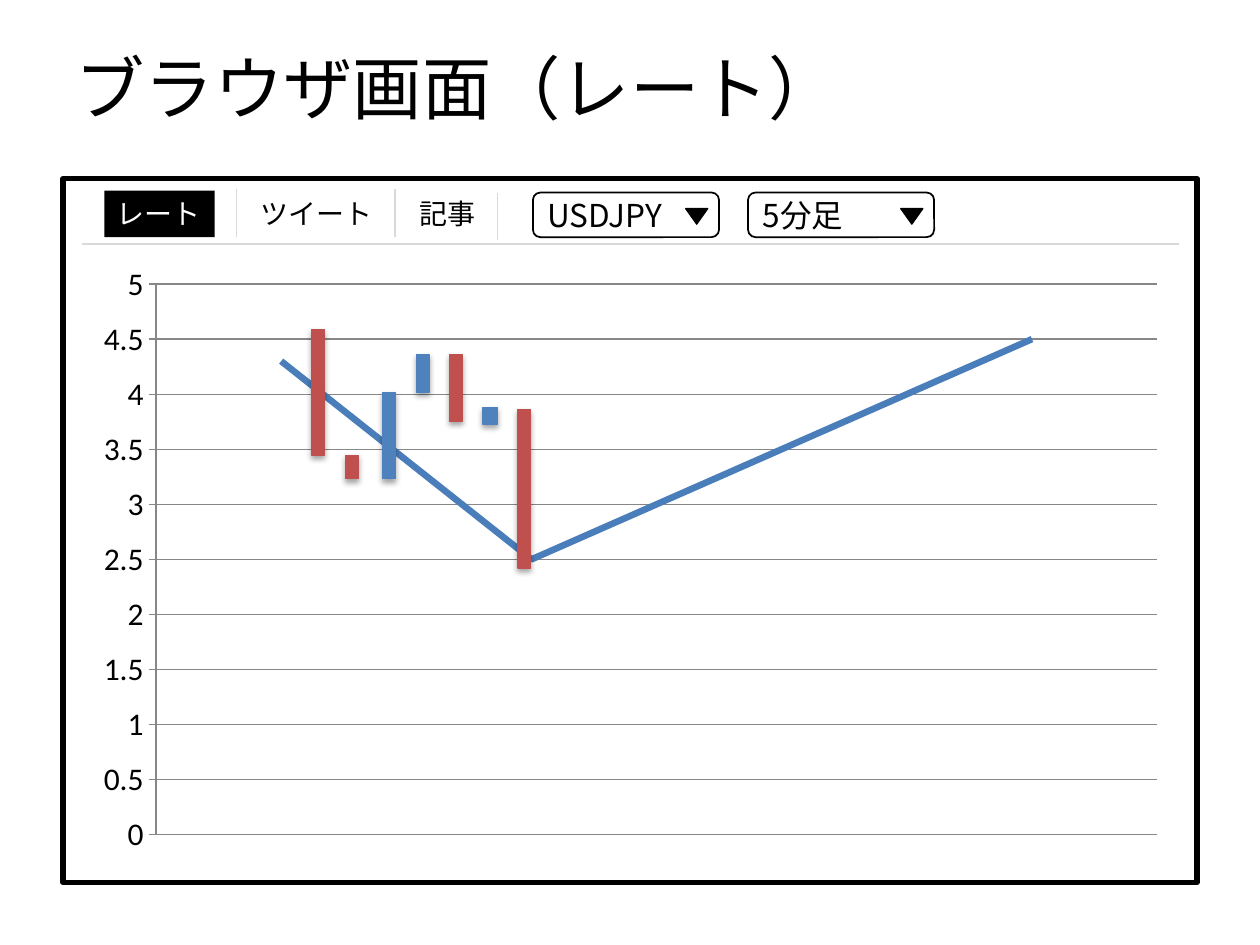
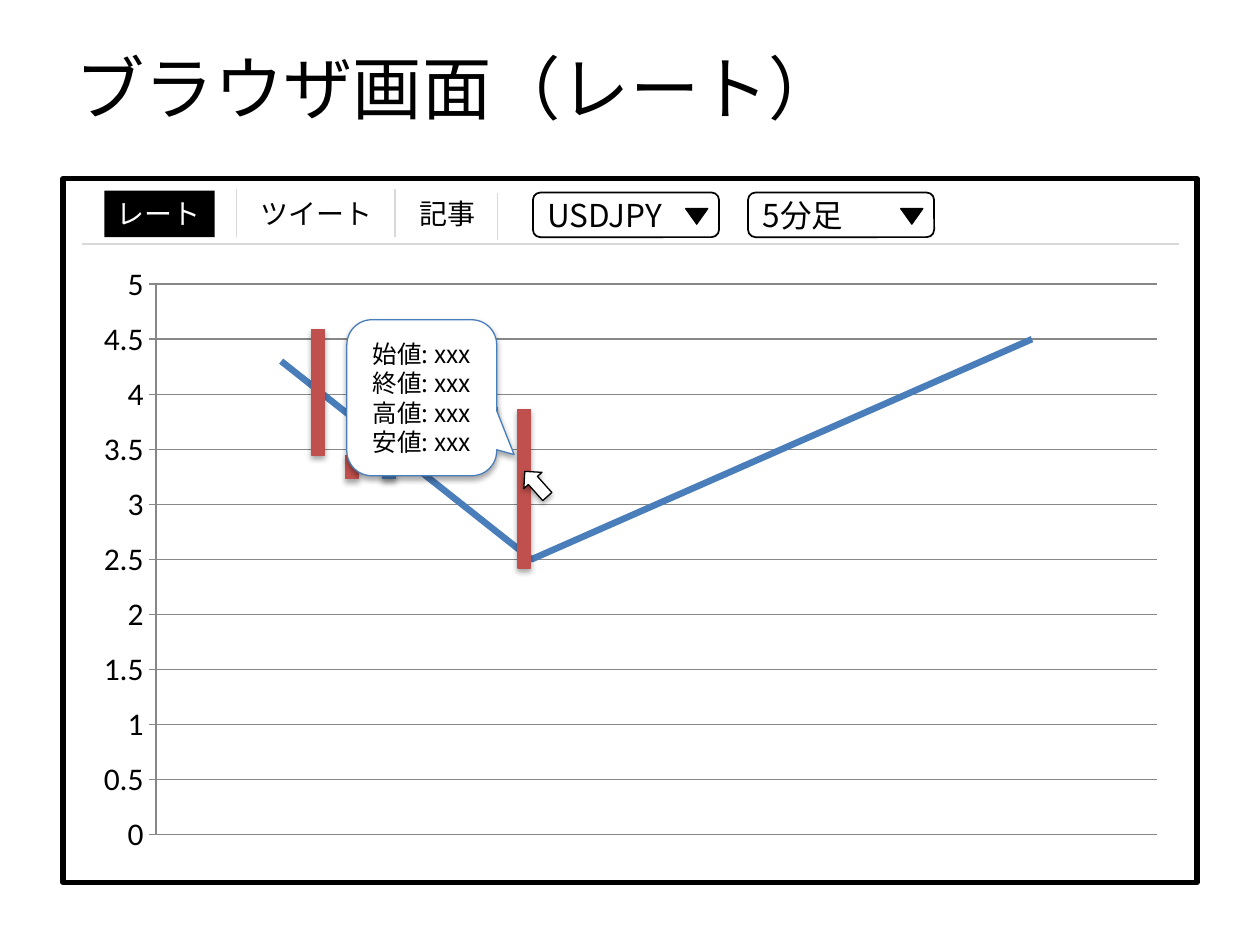
Before and after one commit to Leonis0813/chort, a slide deck: slide 4 of regulus/interface/ui.pptx. Drawn at 1260x945 pixels with LibreOffice and Linux fonts; fonts in the diff are those of the drawing. Boxes give left, top, right and bottom in pixels: in the first picture for what was removed or moved away, otherwise in the second. Text is boxed around its words. In the diff, an @@ line names an element or a change of style, - is before the commit and + after.

```diff
--- a/regulus/interface/ui.pptx
+++ b/regulus/interface/ui.pptx
@@ rounded speech box added at bbox=[346, 320, 496, 476], fill #FFFFFF, outline #4B7EBC 0.75 pt, 14 pt, text #000000 @@
+始値: xxx
+終値: xxx
+高値: xxx
+安値: xxx
@@ right arrow added at bbox=[516, 463, 556, 504], fill #FFFFFF, outline #000000 0.75 pt @@
```
Also in this commit, not shown: 2 other slides changed, 6 other files.
